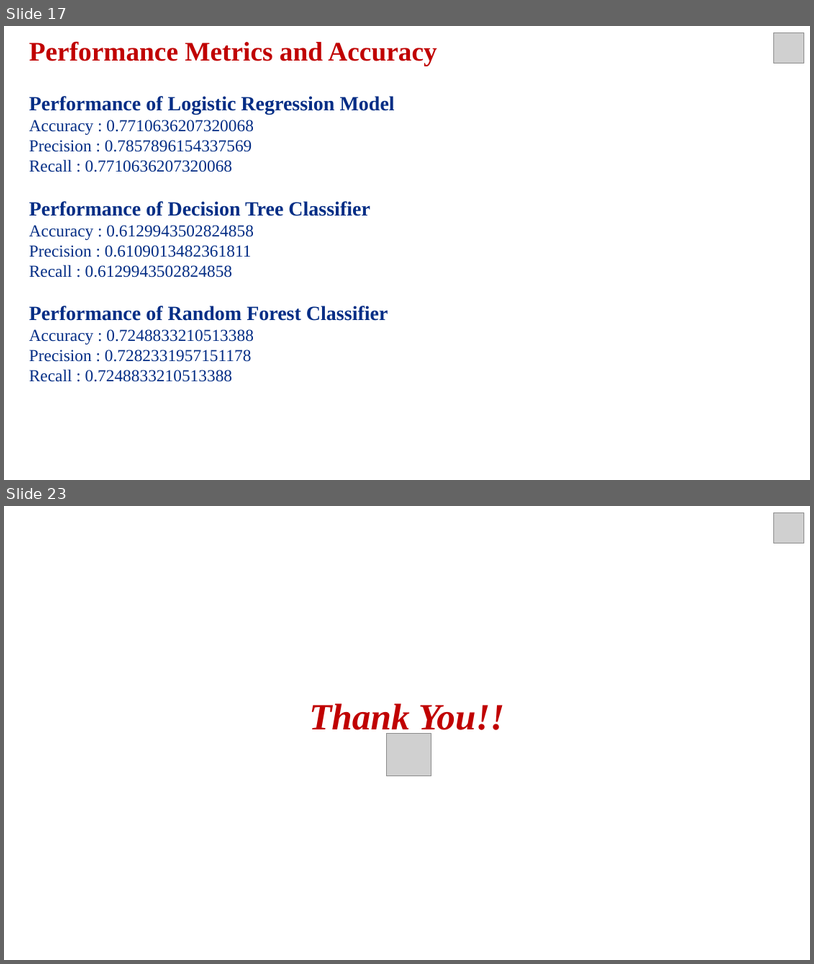
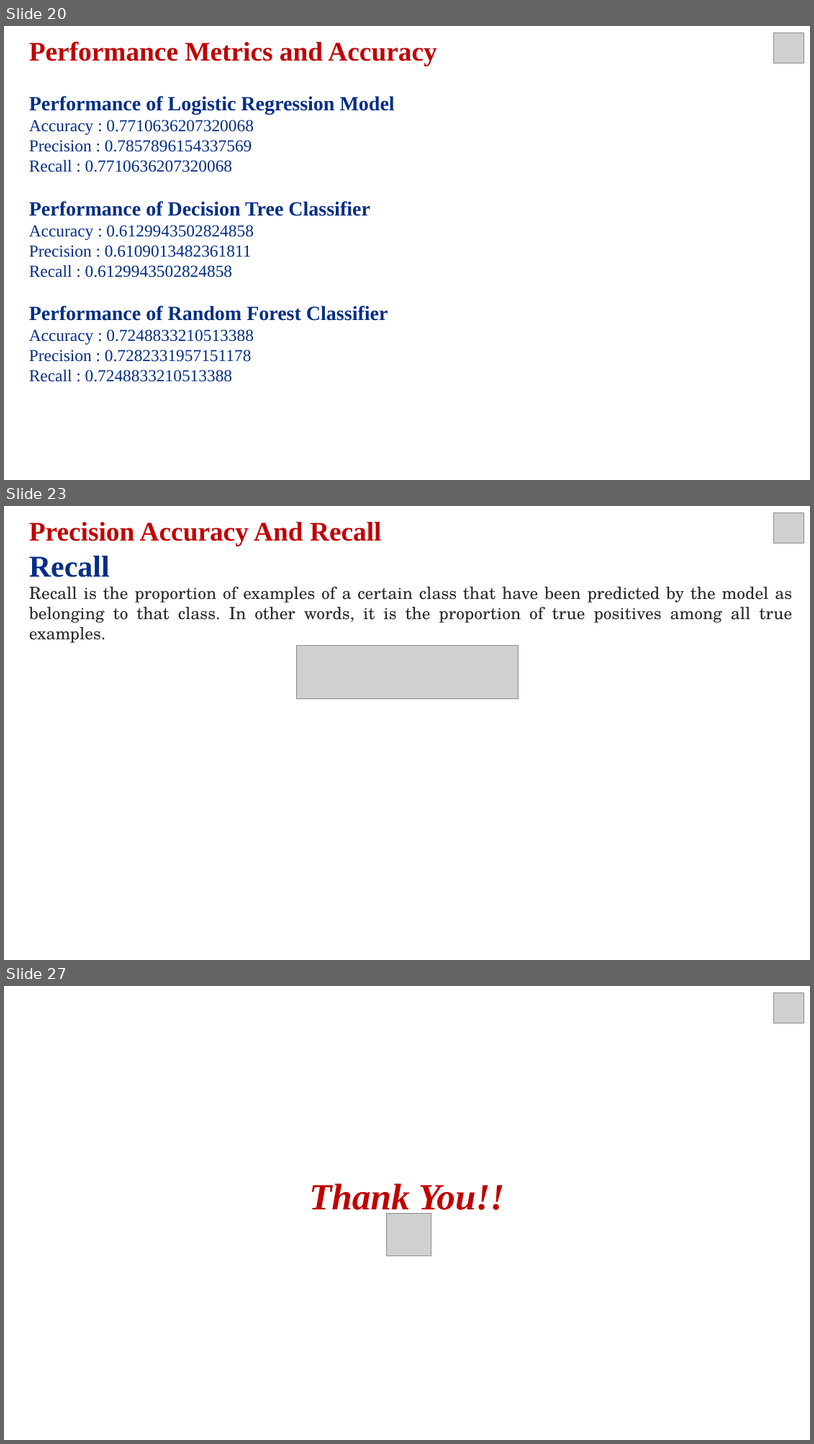
Before and after one commit to varsha-rani-15/Coronavirus-Tweet-Sentiment-Analysis, a slide deck: ML Classification_Presentation.pptx. Shown one above the other, each under a label of ours: slides 17 and 23 before the commit, slides 20, 23 and 27 after it; the slides between them are not shown. The pictures are 814x964 and 814x1444 pixels, drawn with LibreOffice and Linux fonts; fonts in the diff are those of the drawing; grey boxes stand for pictures. Boxes give left, top, right and bottom in pixels: in the first picture for what was removed or moved away, otherwise in the second. Text is boxed around its words. In the diff, an @@ line names an element or a change of style, - is before the commit and + after.

```diff
--- a/ML Classification_Presentation.pptx
+++ b/ML Classification_Presentation.pptx
@@ slide 23 added at [4, 506, 810, 960], background #FFFFFF @@
@@ text added at [29, 522, 792, 623], 20 pt, text #292929 @@
+Precision Accuracy And Recall
+Recall
+Recall is the proportion of examples of a certain class that have been predicted by the model as belonging to that class. In other words, it is the proportion of true positives among all true examples.
@@ picture added at [774, 512, 805, 543] @@
@@ picture added at [296, 645, 518, 699] @@
@@ what was slide 17 is now slide 20 @@
@@ what was slide 23 is now slide 27 @@
```
Also in this commit, not shown: 5 slides changed, 6 other slides added, 3 slides removed.
